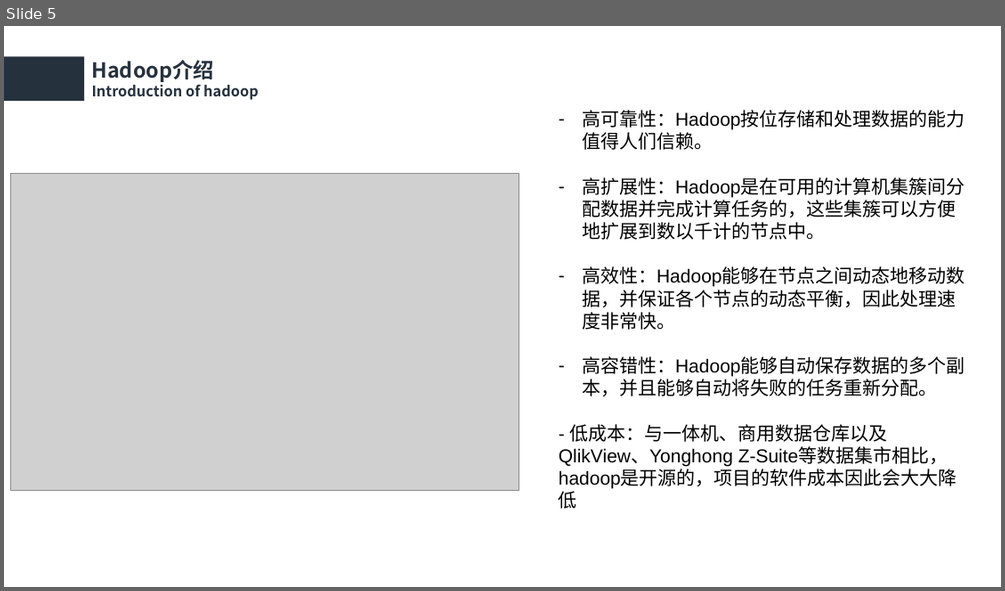
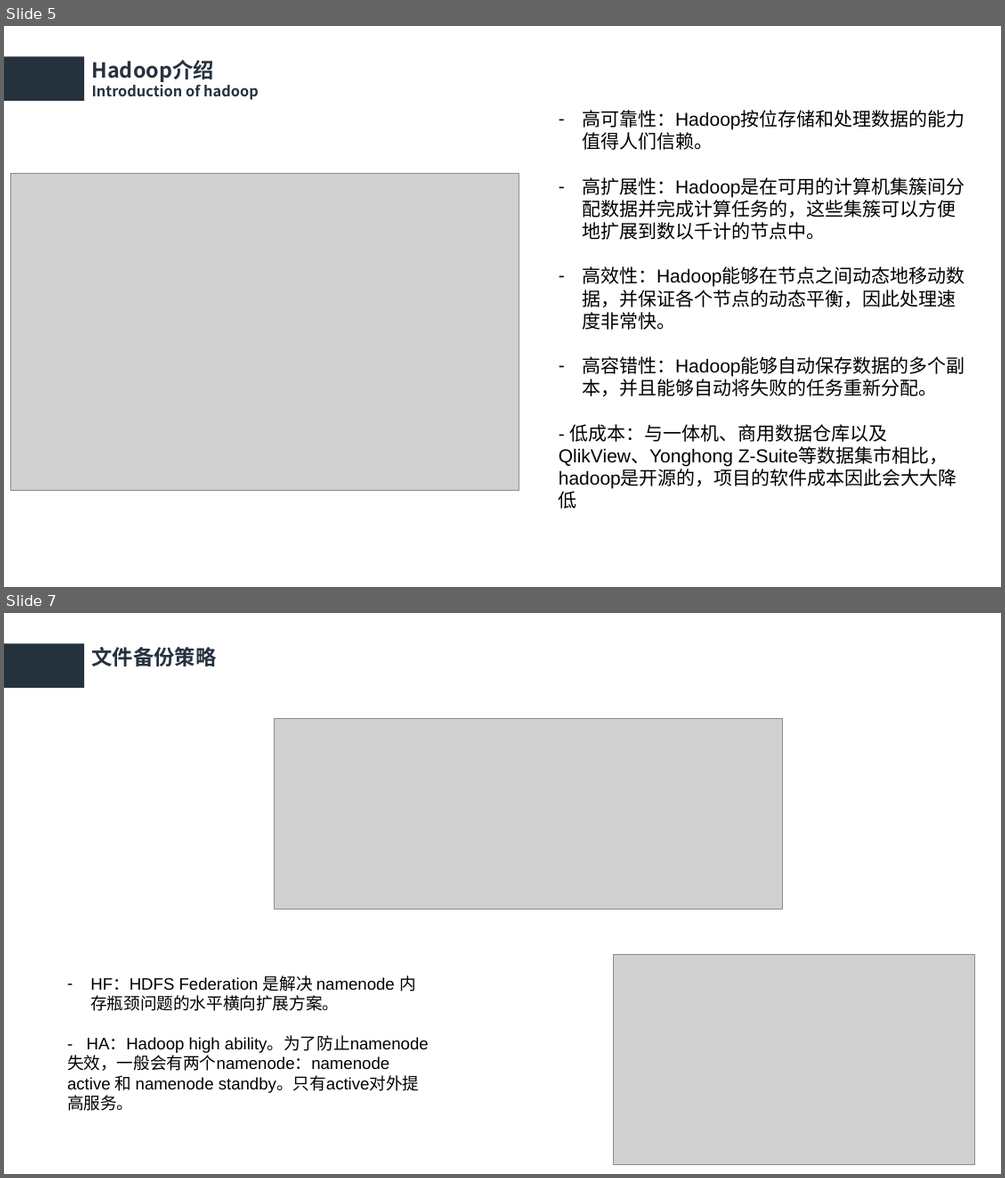
Before and after one commit to Sry-maker/Cloud-computing, a slide deck: 云计算答辩PPT.pptx. Shown one above the other, each under a label of ours: slide 5 before the commit, slides 5 and 7 after it; the slides between them are not shown. The pictures are 1005x591 and 1005x1178 pixels, drawn with LibreOffice and Linux fonts; fonts in the diff are those of the drawing; grey boxes stand for pictures. Boxes give left, top, right and bottom in pixels: in the first picture for what was removed or moved away, otherwise in the second. Text is boxed around its words. In the diff, an @@ line names an element or a change of style, - is before the commit and + after.

```diff
--- a/云计算答辩PPT.pptx
+++ b/云计算答辩PPT.pptx
@@ slide 7 added at (4, 613, 1001, 1174), background #FFFFFF @@
@@ rectangle added at (4, 643, 84, 688), fill #26313E @@
@@ text added at (92, 647, 217, 666), 20 pt, text #26313E, bold @@
+文件备份策略
@@ picture added at (275, 718, 783, 910) @@
@@ picture added at (614, 954, 975, 1165) @@
@@ text added at (67, 975, 429, 1111), 16 pt, text #000000 @@
+– HF：HDFS Federation 是解决 namenode 内存瓶颈问题的水平横向扩展方案。
+- HA：Hadoop high ability。为了防止namenode失效，一般会有两个namenode：namenode active 和 namenode standby。只有active对外提高服务。
```
Also in this commit, not shown: 1 slide changed, 1 other slide added, 1 slide removed, 1 other file.
